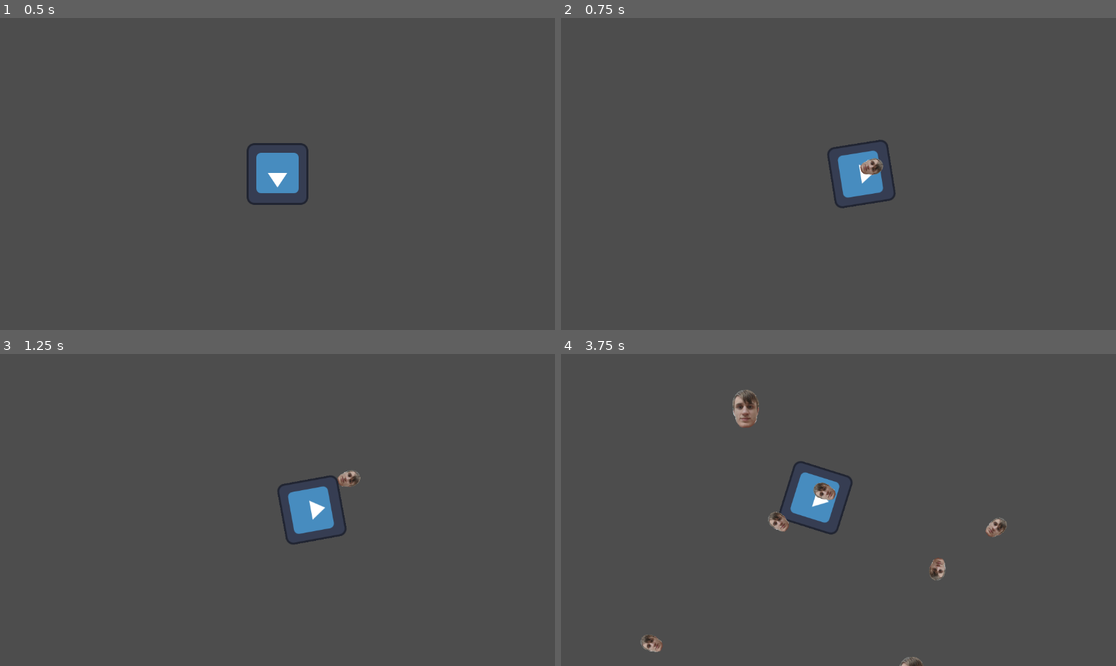
Above: before the commit, frames 1-4 (two rows, left to right).
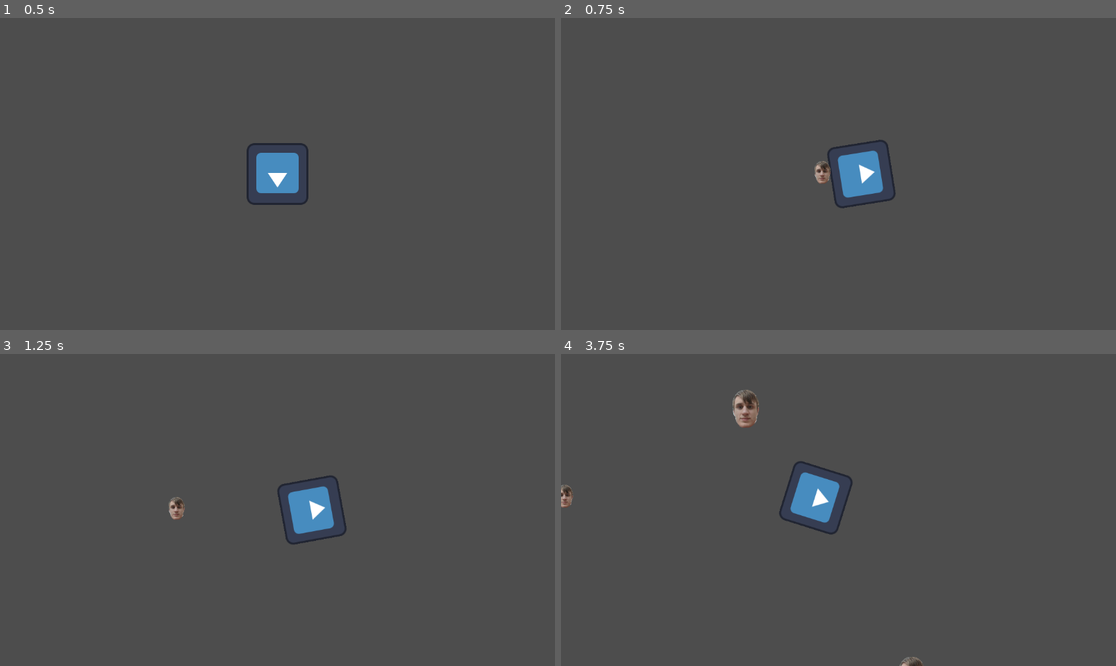
Above: after the commit, the same moments.

Repository: laniro/Birminghack26
Game: Godot game, scene res://Scenes/game.tscn
Same seed, same stepped clock (60 frames per second), same inputs: the game is played once before the commit and once after it. The engine's default icon, where the game draws it, is replaced by a stand-in: a white triangle on a blue panel in a dark square.
Inputs (mouse positions are in pixels of both pictures, inside the frame that each line leads up to):
- Up to frame 1 (0.5 s): no input
- Up to frame 2 (0.75 s): move the mouse to (960, 158) at 0.52 s; hold D (moveRight) from 0.53 s (still down); tap E (summon) at 0.6 s
- Up to frame 3 (1.25 s): keep holding D (moveRight)
- Up to frame 4 (3.75 s): move the mouse to (727, 525) at 1.27 s; release D (moveRight) at 1.28 s; hold S (moveDown) 1.28-2.03 s; tap E (summon) every 0.75 s from 1.35 to 3.6 s; move the mouse to (894, 441) at 2.02 s; hold D (moveRight) 2.03-2.78 s; move the mouse to (810, 572) at 2.77 s; hold W (moveUp) 2.78-3.53 s; move the mouse to (1005, 556) at 3.52 s; hold A (moveLeft) from 3.53 s (still down)

Frame 1 is identical in both runs. In frame 2, 0.3% of the frame differs, in the area x 45-59%, y 44-54%; in frame 3, 0.3%; in frame 4, 0.9%, in the area x 0-81%, y 41-96%.
Error before the commit: Invalid assignment of property or key 'texture' with value of type 'CompressedTexture2D' on a base object of type 'null instance'. (res://Scripts/orb.gd:25)
Error after the commit: Parse Error: Unexpected identifier "e" in class body. (res://Scripts/orb.gd:25)

Commit message:
Fix error

Diff:
--- a/birminghack/Scenes/orb.tscn
+++ b/birminghack/Scenes/orb.tscn
@@ -1,11 +1,13 @@
 [gd_scene format=3 uid="uid://deuvxp82bcy4i"]
 
 [ext_resource type="Texture2D" uid="uid://b4nxr0mvpcfnh" path="res://enemies.png" id="1_caui3"]
-[ext_resource type="Script" uid="uid://koi348gji1by" path="res://Scenes/orb.gd" id="1_ryljl"]
+[ext_resource type="Script" uid="uid://koi348gji1by" path="res://Scripts/orb.gd" id="1_ryljl"]
 
 [node name="Orb" type="Node2D" unique_id=1409339171]
 script = ExtResource("1_ryljl")
+rotationVelocity = null
+lifetime = null
 
-[node name="Sprite2D" type="Sprite2D" parent="." unique_id=1961877531]
+[node name="Sprite" type="Sprite2D" parent="." unique_id=1961877531]
 scale = Vector2(0.3, 0.3)
 texture = ExtResource("1_caui3")
--- a/birminghack/Scripts/orb.gd
+++ b/birminghack/Scripts/orb.gd
@@ -22,7 +22,7 @@
 	rotation_degrees = randf_range(0.0, 360.0)
 	rotationVelocity = randfn(0.0, 0.01)
 	target = get_global_mouse_position()
-	$Sprite.texture = images.pick_random()
+e	$Sprite.texture = images.pick_random()
 
 func initiate(p):
 	parent = p
